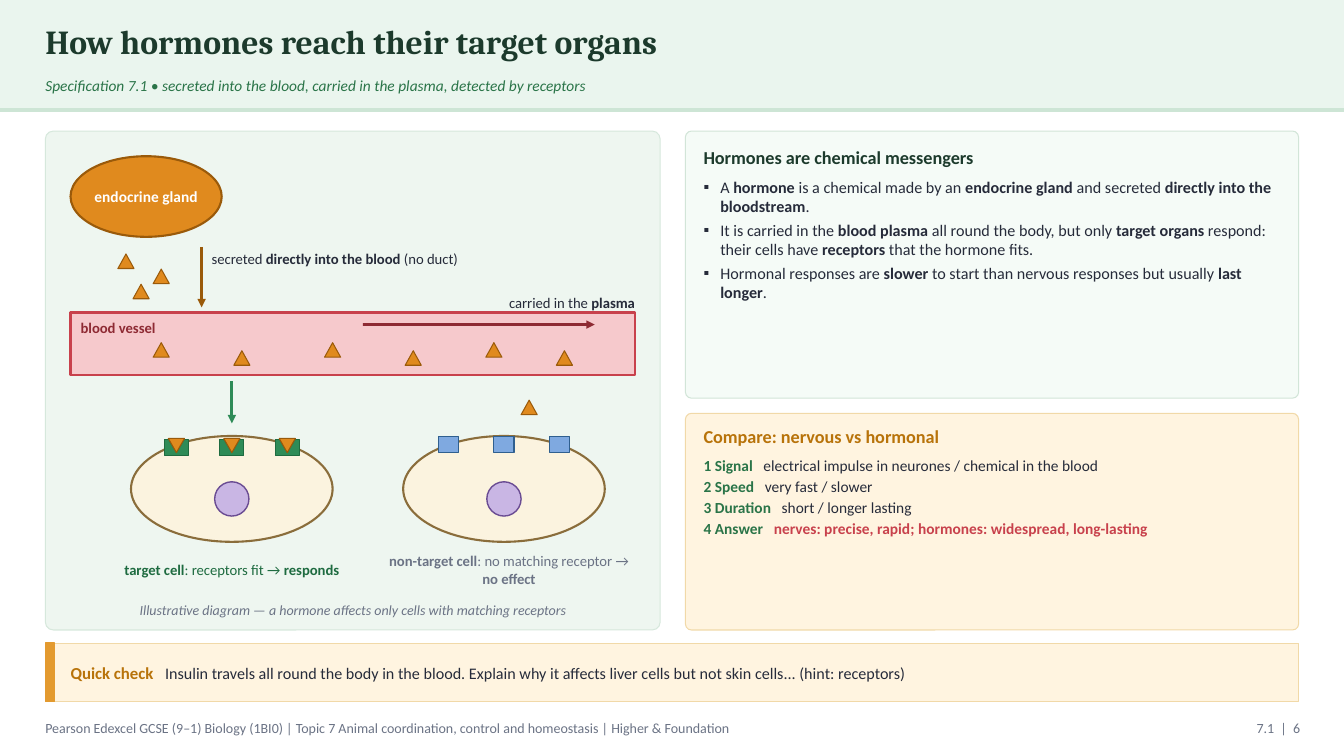
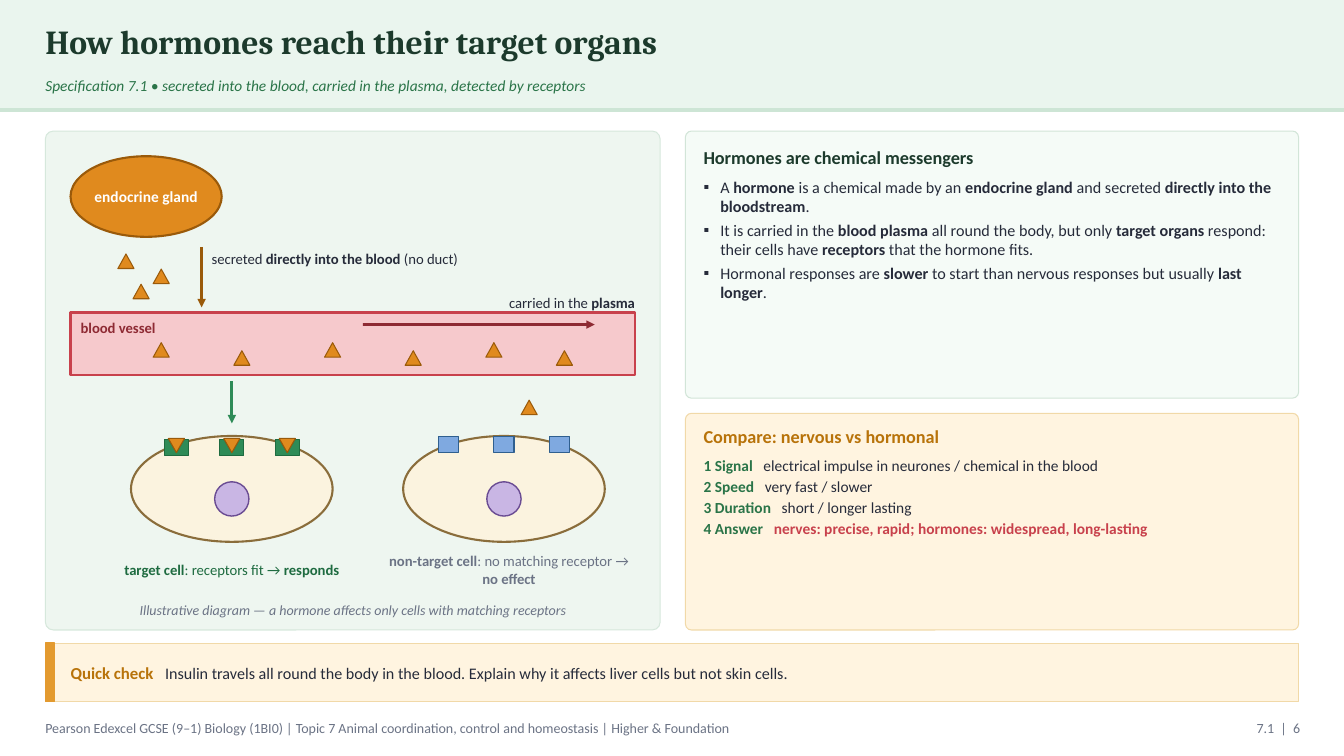
Before and after one commit to pstephenphilip-ship-it/Piri-MBBS, a slide deck: slide 6 of gcse-slides/edexcel-biology/EDX_1BI0_T7_CoordinationHomeostasis.pptx. Drawn at 1344x756 pixels with LibreOffice and Linux fonts; fonts in the diff are those of the drawing. Boxes give left, top, right and bottom in pixels: in the first picture for what was removed or moved away, otherwise in the second. Text is boxed around its words. In the diff, an @@ line names an element or a change of style, - is before the commit and + after.

```diff
--- a/gcse-slides/edexcel-biology/EDX_1BI0_T7_CoordinationHomeostasis.pptx
+++ b/gcse-slides/edexcel-biology/EDX_1BI0_T7_CoordinationHomeostasis.pptx
@@ text at [71,667,788,682]: text changed @@
-Quick check Insulin travels all round the body in the blood. Explain why it affects liver cells but not skin cells... (hint: receptors)
+Quick check Insulin travels all round the body in the blood. Explain why it affects liver cells but not skin cells.
```
Also in this commit, not shown: 18 other slides changed, 1 other file.
